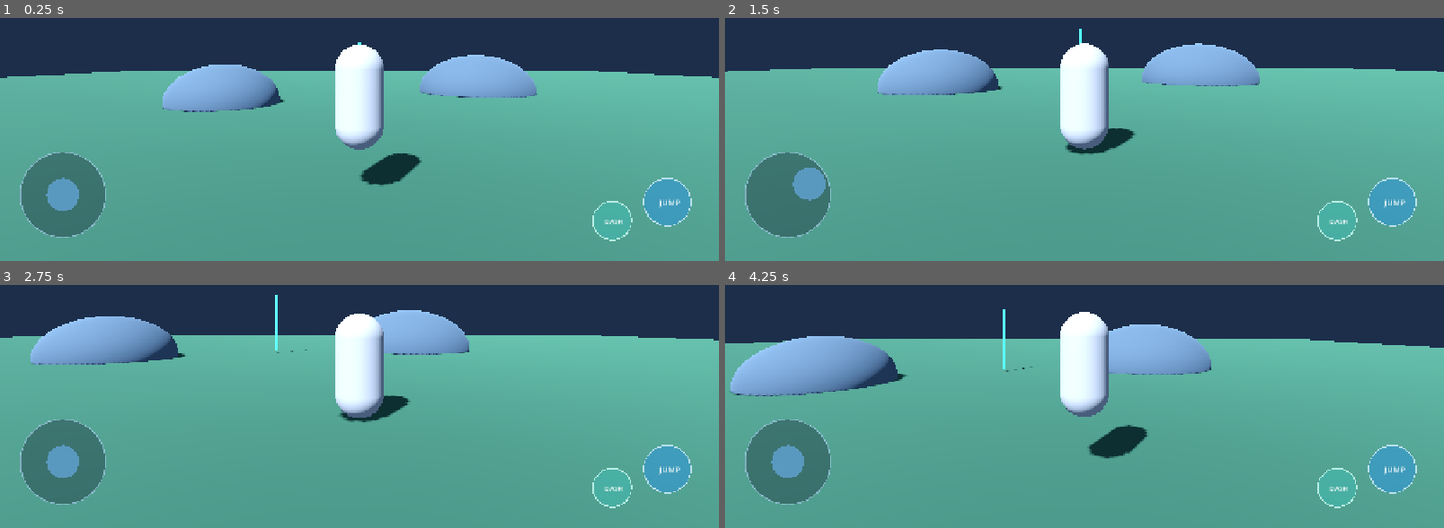
Above: before the commit, frames 1-4 (two rows, left to right).
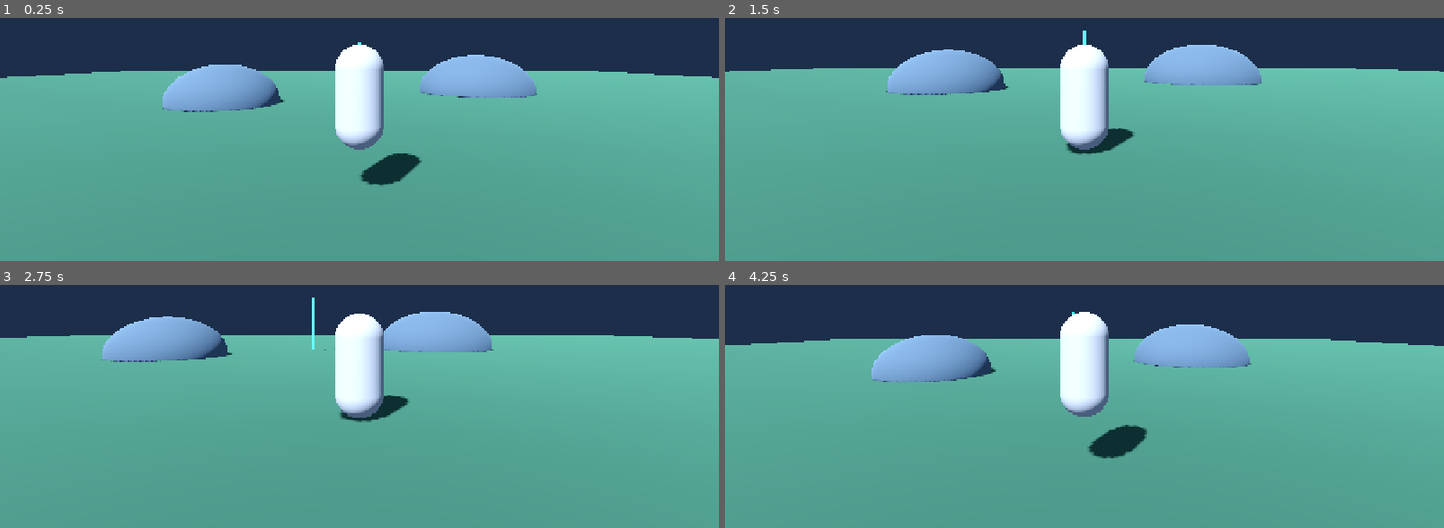
Above: after the commit, the same moments.

Repository: Phantom220-hub/ASTRALIS-RPG
Game: Godot game, scene res://scenes/main/Main.tscn
The game is run twice, just before and just after one commit, with the same random seed, the same clock (stepped at 60 frames per second) and the same inputs.
Inputs (mouse positions are in pixels of both pictures, inside the frame that each line leads up to):
- Up to frame 1 (0.25 s): no input
- Up to frame 2 (1.5 s): tap Enter (ui_accept) at 0.5 s; drag from (1084, 59) to (outside the picture) at 0.52 s; drag from (940, 78) to (1048, 139) at 1.27 s
- Up to frame 3 (2.75 s): move the mouse to (outside the picture) at 2.02 s; hold D (move_right) from 2.03 s (still down)
- Up to frame 4 (4.25 s): release D (move_right) at 2.75 s; drag from (1048, 406) to (outside the picture) at 2.77 s; move the mouse to (1300, 387) at 3.52 s; hold A (move_left) from 3.53 s (still down); tap Enter (ui_accept) at 3.77 s

The runs differ from the first frame. In frame 1, 4.5% of the frame differs, in the area x 2-97%, y 55-92%; in frame 2, 5.4%; in frame 3, 10%; in frame 4, 14%, in the area x 0-100%, y 9-92%.
Error after the commit: Parse Error: Cannot infer the type of "is_button" variable because the value doesn't have a set type. (res://scripts/ui/mobile_controls.gd:39)

Commit message:
Improve touch input routing for camera and joystick

Diff:
--- a/scripts/ui/mobile_controls.gd
+++ b/scripts/ui/mobile_controls.gd
@@ -33,12 +33,21 @@
 func _gui_input(event: InputEvent) -> void:
 	if event is InputEventScreenTouch:
 		if event.pressed:
-			_handle_press(event.index, event.position)
+			var size := get_rect().size
+			var jump_pos := Vector2(size.x - 92.0, size.y - 105.0)
+			var dash_pos := Vector2(size.x - 190.0, size.y - 72.0)
+			var is_button := event.position.distance_to(jump_pos) <= BUTTON_RADIUS * 1.25 or event.position.distance_to(dash_pos) <= BUTTON_RADIUS
+			var is_joystick := event.position.x < size.x * 0.48 and event.position.y > size.y * 0.48
+			if is_button or is_joystick:
+				_handle_press(event.index, event.position)
+				accept_event()
 		else:
-			_handle_release(event.index)
-	elif event is InputEventScreenDrag:
-		if event.index == _joy_touch:
-			_update_joystick(event.position)
+			if event.index == _joy_touch or event.index == _jump_touch or event.index == _dash_touch:
+				_handle_release(event.index)
+				accept_event()
+	elif event is InputEventScreenDrag and event.index == _joy_touch:
+		_update_joystick(event.position)
+		accept_event()
 
 func _handle_press(index: int, pos: Vector2) -> void:
 	var size := get_rect().size
